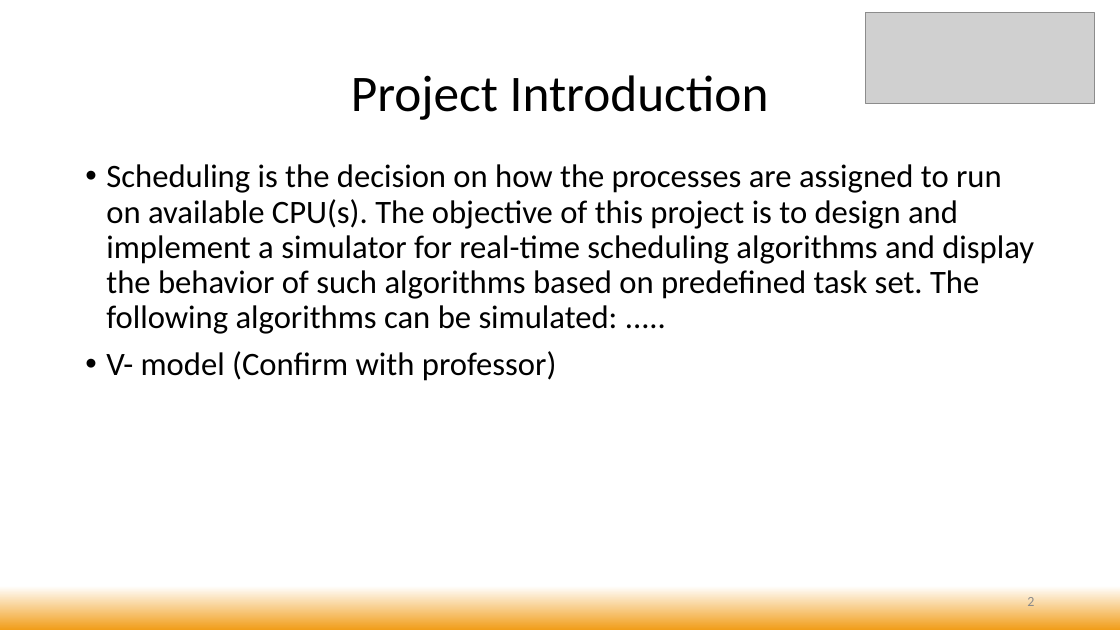
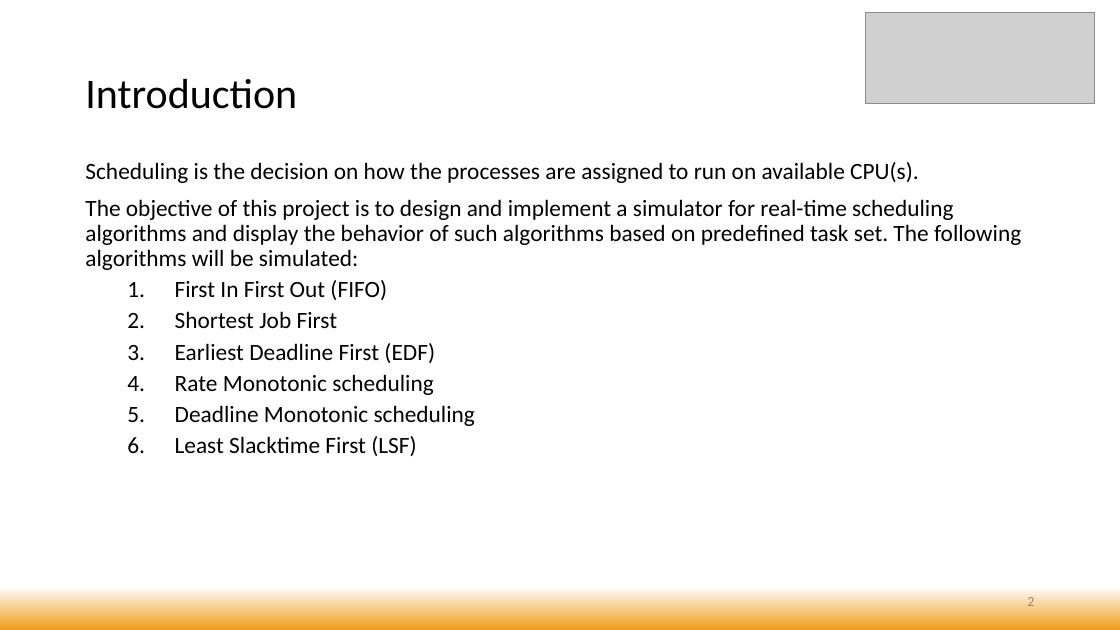
Before and after one commit to bhatvineeth/SchedulingSimulation, a slide deck: slide 2 of RTS_InitialProjectReport.pptx. Drawn at 1120x630 pixels with LibreOffice and Linux fonts; fonts in the diff are those of the drawing; grey boxes stand for pictures. Boxes give left, top, right and bottom in pixels: in the first picture for what was removed or moved away, otherwise in the second. Text is boxed around its words. In the diff, an @@ line names an element or a change of style, - is before the commit and + after.

Commit message:
Update RTS_InitialProjectReport.pptx
RTS Initial Project Report Update

```diff
--- a/RTS_InitialProjectReport.pptx
+++ b/RTS_InitialProjectReport.pptx
@@ title at [85,79,297,109]: text changed; size 44 to 36 pt @@
-Project Introduction
+Introduction
@@ text at [85,162,1021,456]: text changed; size 28 to 20 pt @@
-• Scheduling is the decision on how the processes are assigned to run on available CPU(s). The objective of this project is to design and implement a simulator for real-time scheduling algorithms and display the behavior of such algorithms based on predefined task set. The following algorithms can be simulated: .....
-• V- model (Confirm with professor)
+Scheduling is the decision on how the processes are assigned to run on available CPU(s).
+The objective of this project is to design and implement a simulator for real-time scheduling algorithms and display the behavior of such algorithms based on predefined task set. The following algorithms will be simulated:
+  1. First In First Out (FIFO)
+  2. Shortest Job First
+  3. Earliest Deadline First (EDF)
+  4. Rate Monotonic scheduling
+  5. Deadline Monotonic scheduling
+  6. Least Slacktime First (LSF)
```
Also in this commit, not shown: 3 other slides changed, 1 slide added, 2 slides removed.
